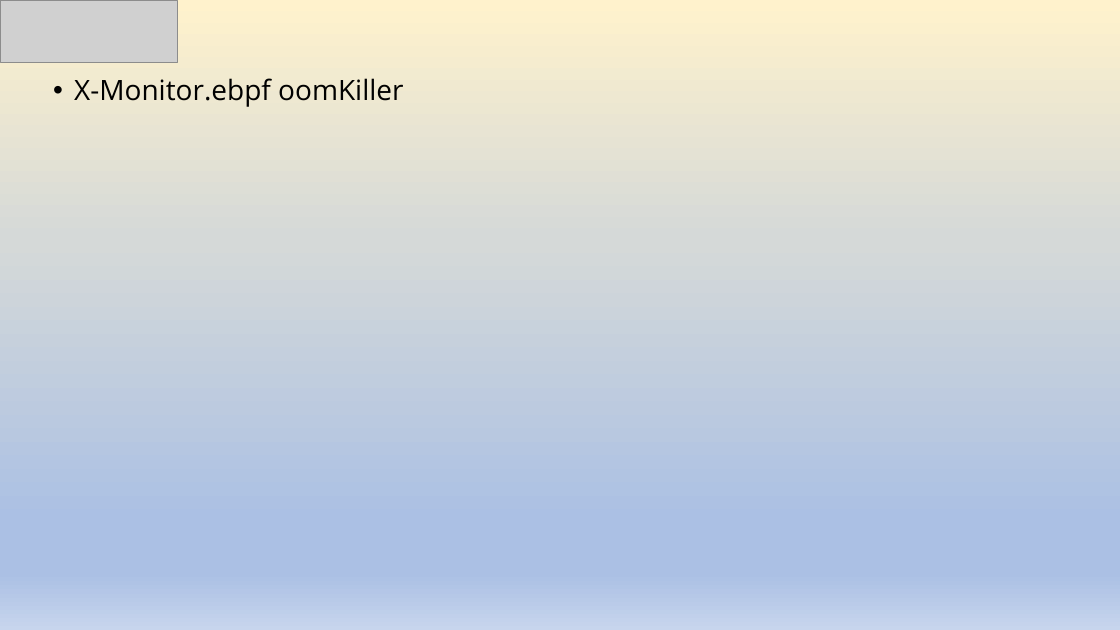
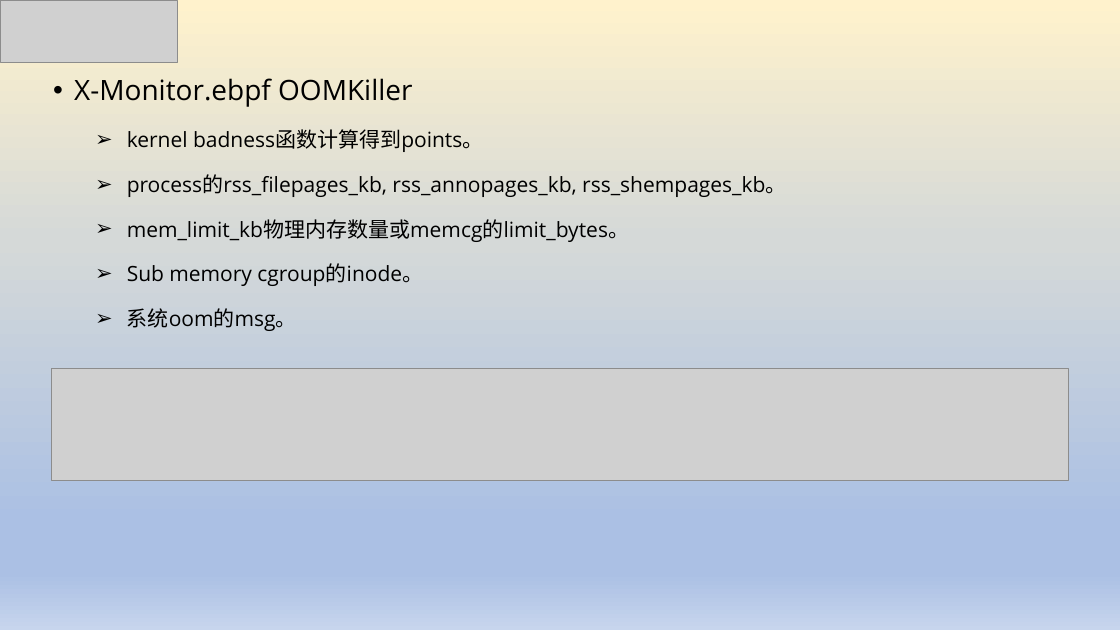
Before and after one commit to luxingwen/x-monitor, a slide deck: slide 7 of doc/基于eBPF可观测性实践.pptx (slide 6 before the commit). Drawn at 1120x630 pixels with LibreOffice and Linux fonts; fonts in the diff are those of the drawing; grey boxes stand for pictures. Boxes give left, top, right and bottom in pixels: in the first picture for what was removed or moved away, otherwise in the second. Text is boxed around its words. In the diff, an @@ line names an element or a change of style, - is before the commit and + after.

```diff
--- a/doc/基于eBPF可观测性实践.pptx
+++ b/doc/基于eBPF可观测性实践.pptx
@@ text at (74, 78, 787, 331): text changed; size 24 to 18 pt @@
-  • X-Monitor.ebpf oomKiller
+  • X-Monitor.ebpf OOMKiller
+    ➢ kernel badness函数计算得到points。
+    ➢ process的rss_filepages_kb, rss_annopages_kb, rss_shempages_kb。
+    ➢ mem_limit_kb物理内存数量或memcg的limit_bytes。
+    ➢ Sub memory cgroup的inode。
+    ➢ 系统oom的msg。
@@ picture added at (51, 368, 1069, 481) @@
```
Also in this commit, not shown: 1 slide added, 4 other files.
